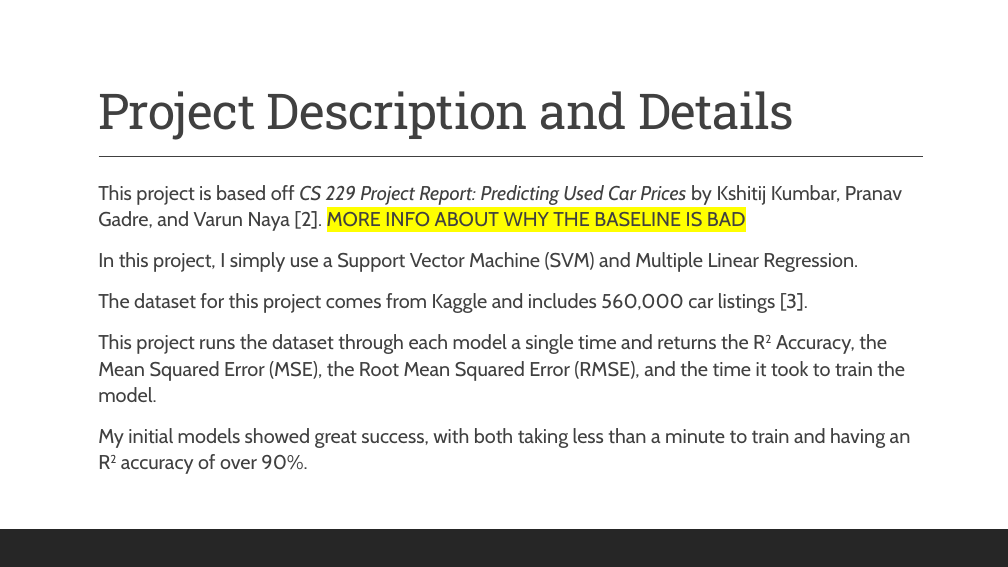
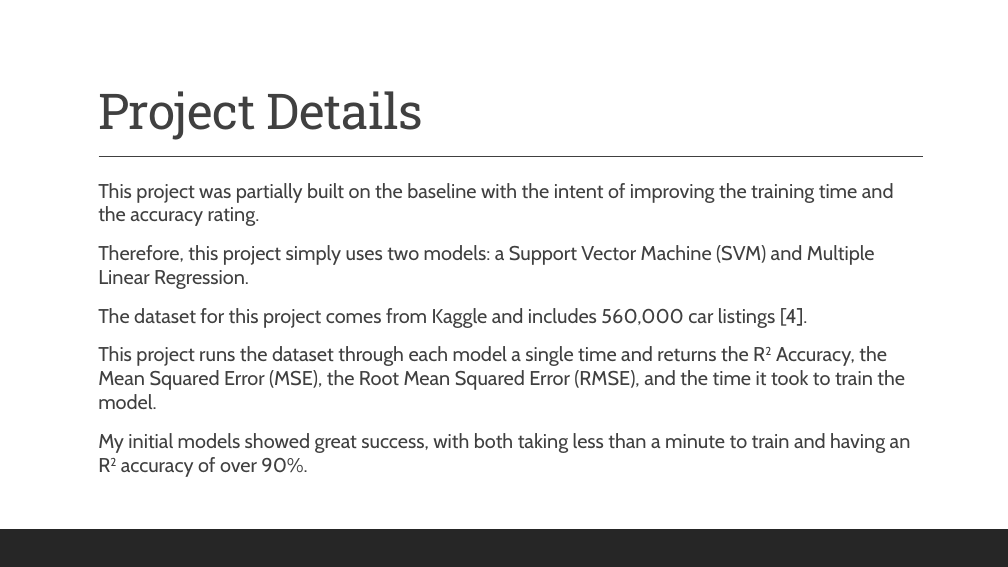
Before and after one commit to DesktopCoder1407/CS4267-MachineLearning, a slide deck: slide 6 of Project-Final Presentation-CS4267-Parker Smith.pptx (slide 4 before the commit). Drawn at 1008x567 pixels with LibreOffice and Linux fonts; fonts in the diff are those of the drawing. Boxes give left, top, right and bottom in pixels: in the first picture for what was removed or moved away, otherwise in the second. Text is boxed around its words. In the diff, an @@ line names an element or a change of style, - is before the commit and + after.

```diff
--- a/Project-Final Presentation-CS4267-Parker Smith.pptx
+++ b/Project-Final Presentation-CS4267-Parker Smith.pptx
@@ title at <box>98,91,423,140</box>: text changed @@
-Project Description and Details
+Project Details
@@ text at <box>98,183,894,328</box>: text changed @@
-  This project is based off CS 229 Project Report: Predicting Used Car Prices by Kshitij Kumbar, Pranav Gadre, and Varun Naya [2]. MORE INFO ABOUT WHY THE BASELINE IS BAD
-  In this project, I simply use a Support Vector Machine (SVM) and Multiple Linear Regression.
-  The dataset for this project comes from Kaggle and includes 560,000 car listings [3].
+  This project was partially built on the baseline with the intent of improving the training time and the accuracy rating.
+  Therefore, this project simply uses two models: a Support Vector Machine (SVM) and Multiple Linear Regression.
+  The dataset for this project comes from Kaggle and includes 560,000 car listings [4].
@@ text at <box>98,346,911,477</box>: line spacing 1.1 to 1 @@
```
Also in this commit, not shown: 5 other slides changed, 4 slides added, 2 slides removed.
